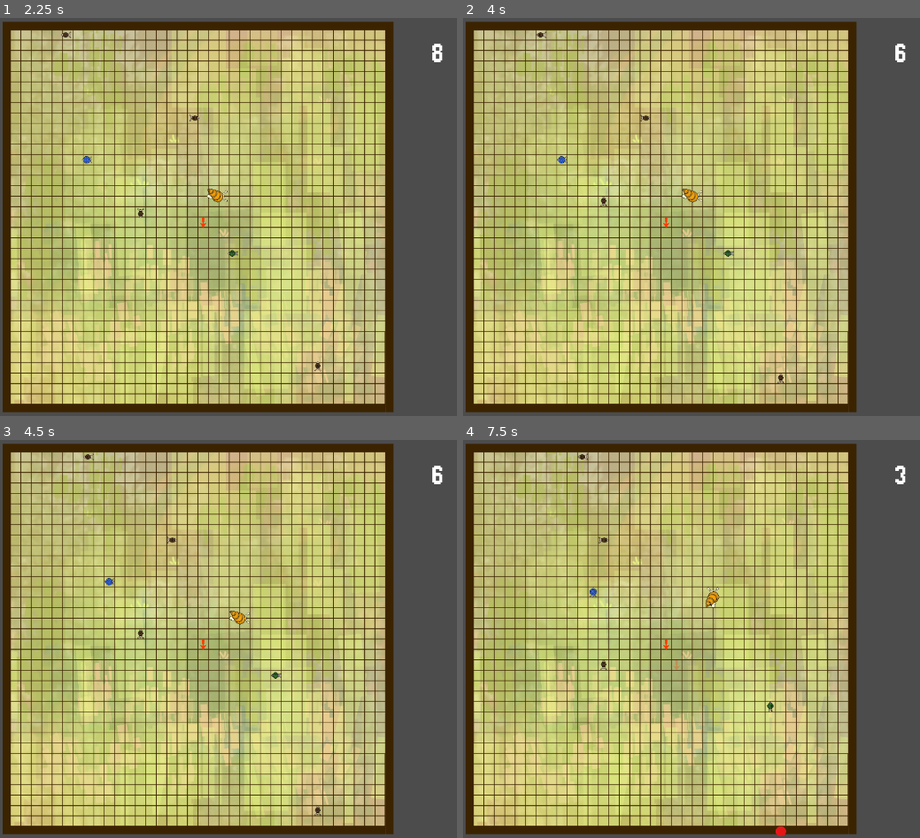
Above: before the commit, frames 1-4 (two rows, left to right).
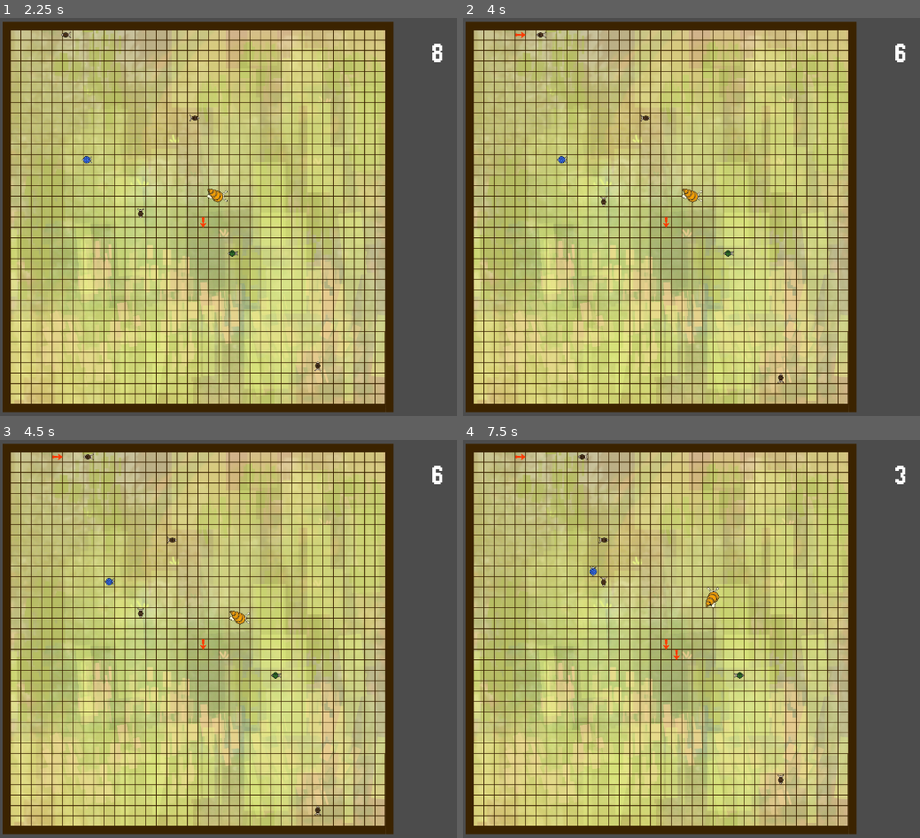
Above: after the commit, the same moments.

Repository: RNairn01/LD-51
Game: Godot game, scene res://scenes/screens/play_screen.tscn
Same seed, same stepped clock (60 frames per second), same inputs: the game is played once before the commit and once after it.
Inputs (mouse positions are in pixels of both pictures, inside the frame that each line leads up to):
- Up to frame 1 (2.25 s): tap Enter at 0.5 s; move the mouse to (196, 217) at 0.52 s; click (196, 217) at 0.6 s; move the mouse to (201, 220) at 1.27 s; click (201, 220) at 1.35 s; move the mouse to (59, 33) at 2.02 s; right-click (59, 33) at 2.1 s
- Up to frame 2 (4 s): click (522, 33) at 2.3 s; tap Space at 2.75 s; move the mouse to (654, 117) at 2.77 s; click (654, 117) at 2.85 s; move the mouse to (604, 201) at 3.52 s; click (604, 201) at 3.6 s
- Up to frame 3 (4.5 s): move the mouse to (319, 810) at 4.27 s; right-click (319, 810) at 4.35 s
- Up to frame 4 (7.5 s): click (782, 810) at 4.55 s; move the mouse to (700, 619) at 5.02 s; click (700, 619) at 5.1 s; tap Enter at 5.75 s; move the mouse to (769, 674) at 5.77 s; click (769, 674) at 5.85 s; move the mouse to (590, 583) at 6.52 s; right-click (590, 583) at 6.6 s; click (590, 583) at 6.8 s; move the mouse to (677, 658) at 7.27 s; click (677, 658) at 7.35 s

Frame 1 is identical in both runs. In frame 2, less than 0.1% of the frame differs, in the area x 11-32%, y 3-48%; in frame 3, less than 0.1%; in frame 4, 0.3%, in the area x 11-71%, y 3-100%.
Error before the commit: Attempt to call function 'get_parent' in base 'previously freed instance' on a null instance. (res://scripts/arrow_place_manager.gd:32)

Commit message:
Add His Word

Diff:
--- a/scenes/screens/play_screen.tscn
+++ b/scenes/screens/play_screen.tscn
@@ -17,7 +17,6 @@
 [ext_resource path="res://scenes/snails/snail_rebel.tscn" type="PackedScene" id=15]
 
 [node name="Node2D" type="Node2D"]
-position = Vector2( 7, 11 )
 
 [node name="UI" type="Control" parent="."]
 margin_left = -32.0
--- a/scripts/grid_click_manager.gd
+++ b/scripts/grid_click_manager.gd
@@ -9,7 +9,7 @@
 
 func _on_click_in_grid(viewport: Node, event: InputEventMouseButton, shape_idx: int):
 	if Input.is_action_just_pressed("left_click"):
-		var grid_pos = get_nearest_grid_center(get_global_mouse_position())
+		var grid_pos = get_nearest_grid_center(get_global_mouse_position() )
 		emit_signal("click_in_grid", grid_pos)
 
 func get_nearest_grid_center(mouse_position: Vector2):
